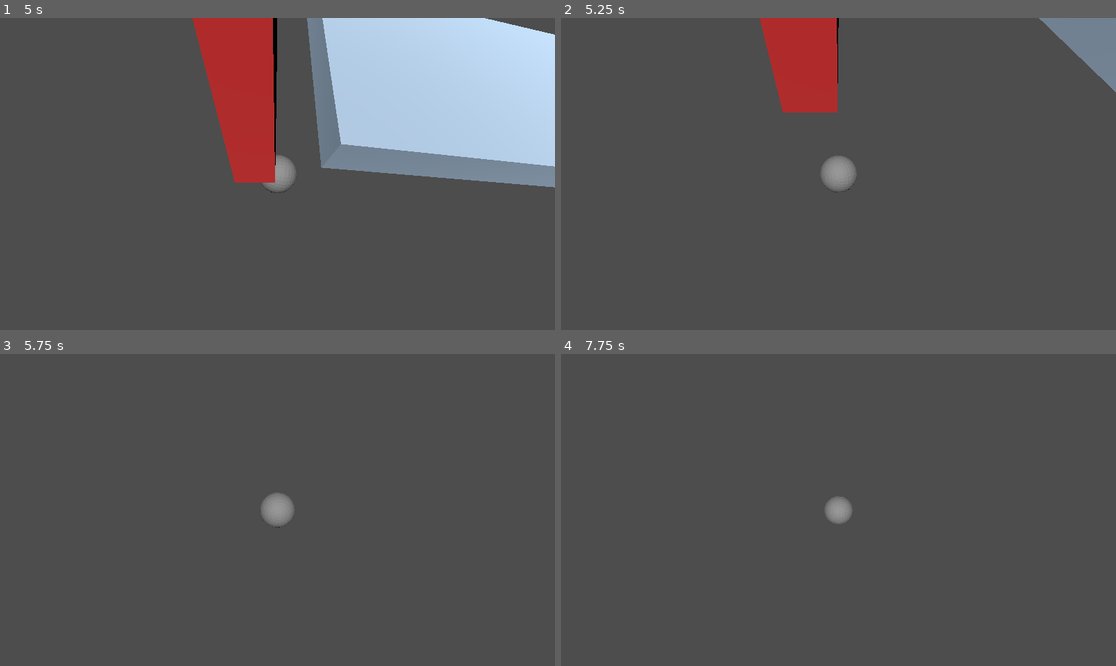
Above: before the commit, frames 1-4 (two rows, left to right).
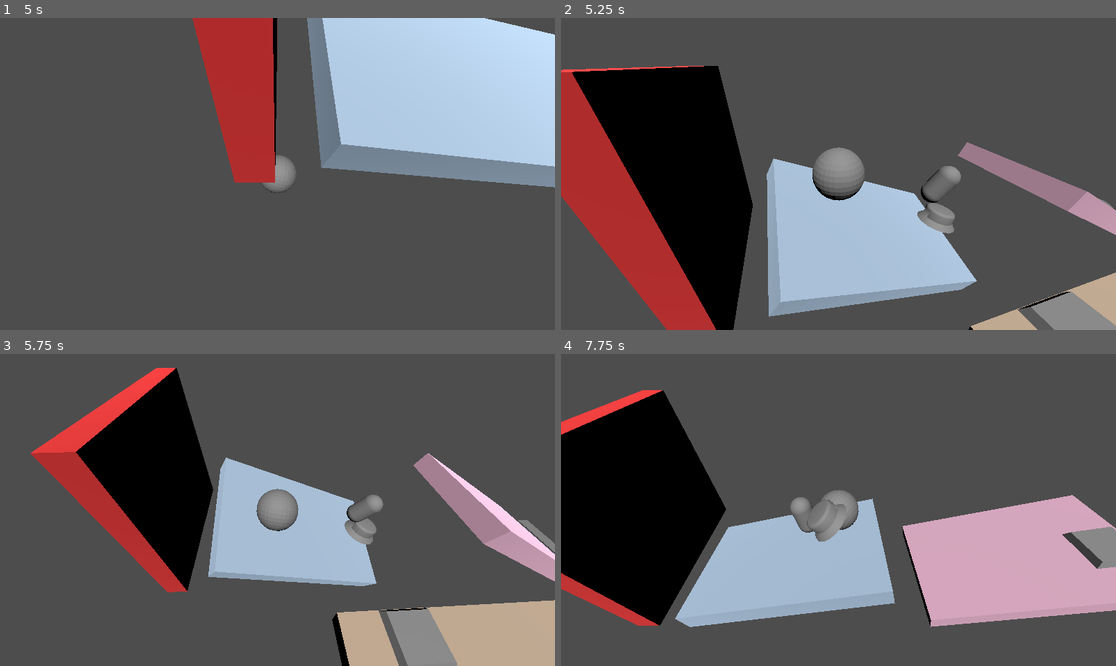
Above: after the commit, the same moments.

Repository: abhinavk0714/csce552-3d-game
Game: Godot game, scene res://scenes/ui/main_menu.tscn
The game is run twice, just before and just after one commit, with the same random seed, the same clock (stepped at 60 frames per second) and the same inputs. Sound files missing from this copy of the repository are replaced by a short silence.
Inputs:
- Up to frame 1 (5 s): click "PLAY" at 0.5 s; hold Right (ui_right) 1.28-2.03 s; hold Down (ui_down) 2.03-2.78 s; hold Right (ui_right) 2.78-3.53 s; hold Up (ui_up) 3.53-4.28 s; hold Left (ui_left) from 4.28 s (still down)
- Up to frame 2 (5.25 s): keep holding Left (ui_left)
- Up to frame 3 (5.75 s): keep holding Left (ui_left)
- Up to frame 4 (7.75 s): release Left (ui_left) at 5.78 s; hold Down (ui_down) 5.78-6.53 s; hold Right (ui_right) 6.53-7.28 s; hold Up (ui_up) from 7.28 s (still down)

Frame 1 is identical in both runs. In frame 2, 46% of the frame differs, in the area x 0-100%, y 0-100%; in frame 3, 32%; in frame 4, 40%.

Commit message:
readded death barrier too

Diff:
--- a/scenes/game_objects/death_barrier.gd
+++ b/scenes/game_objects/death_barrier.gd
@@ -19,5 +19,5 @@
 	if body is RigidBody3D:
 		print("Body fell:", body.name)
 		body_collided.emit(body)
-		#body.restart()
+		body.restart()
 		#print(get_path())
